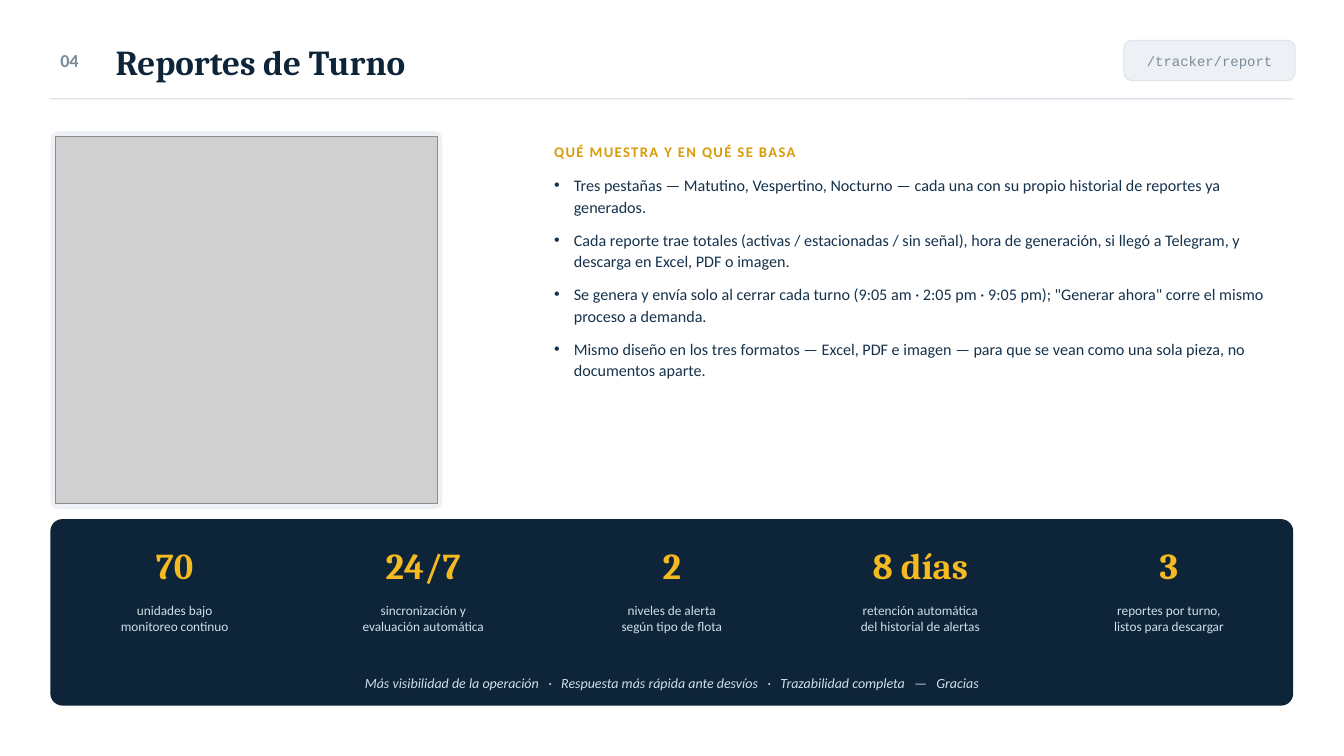
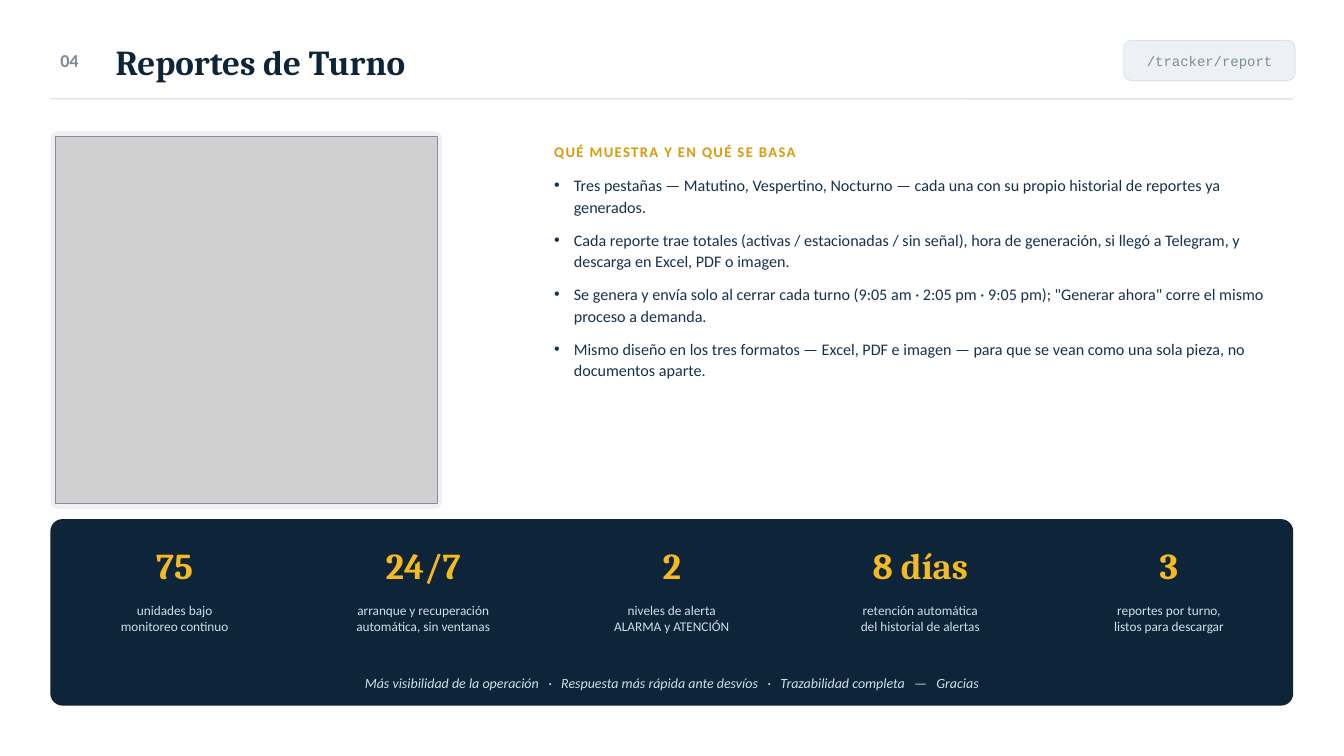
Before and after one commit to MIGUELLUCHO1111/LUCHOO, a slide deck: slide 6 of informes/Tracker_GPS_de_Flota.pptx. Drawn at 1344x756 pixels with LibreOffice and Linux fonts; fonts in the diff are those of the drawing; grey boxes stand for pictures. Boxes give left, top, right and bottom in pixels: in the first picture for what was removed or moved away, otherwise in the second. Text is boxed around its words. In the diff, an @@ line names an element or a change of style, - is before the commit and + after.

```diff
--- a/informes/Tracker_GPS_de_Flota.pptx
+++ b/informes/Tracker_GPS_de_Flota.pptx
@@ text at [156,554,193,580]: text changed @@
-70
+75
@@ text at [356,606,490,633]: text changed @@
-sincronización y
-evaluación automática
+arranque y recuperación
+automática, sin ventanas
@@ text at [614,620,729,633]: text changed @@
-según tipo de flota
+ALARMA y ATENCIÓN
```
Also in this commit, not shown: 4 other slides changed, 1 other file.
